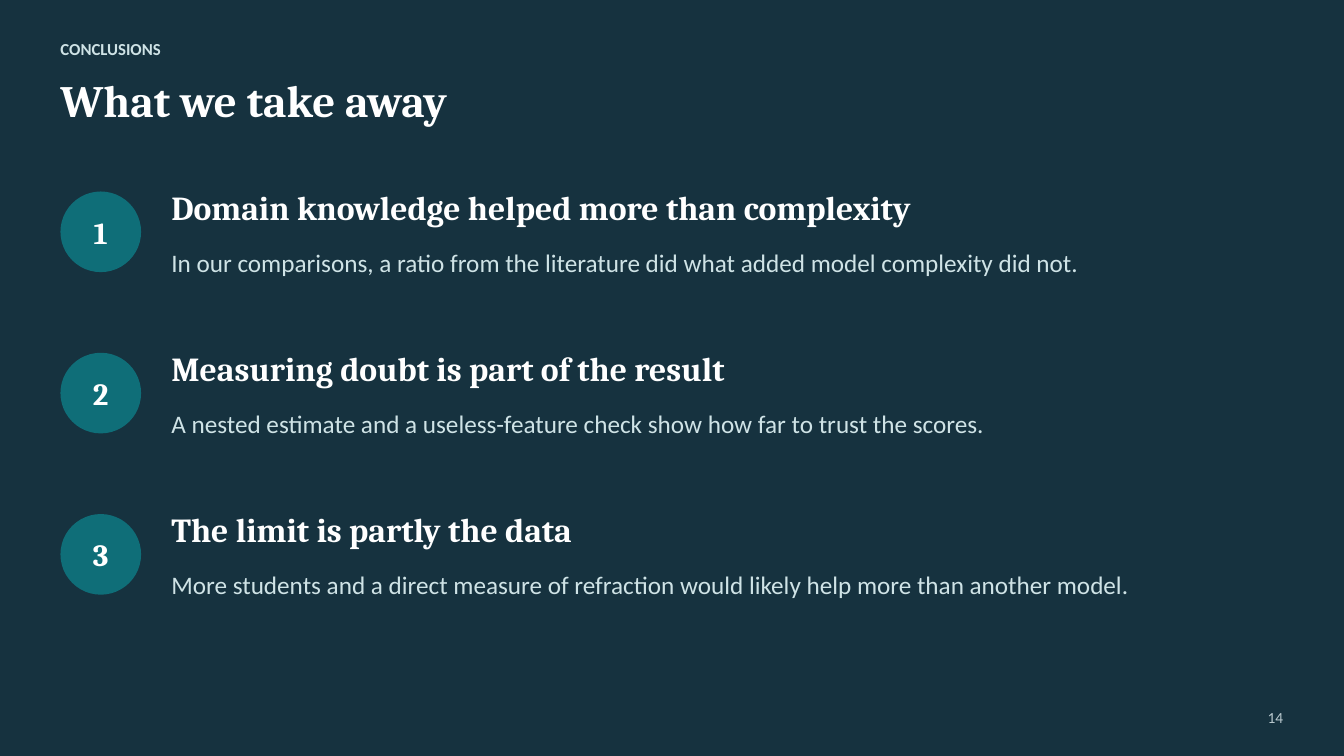
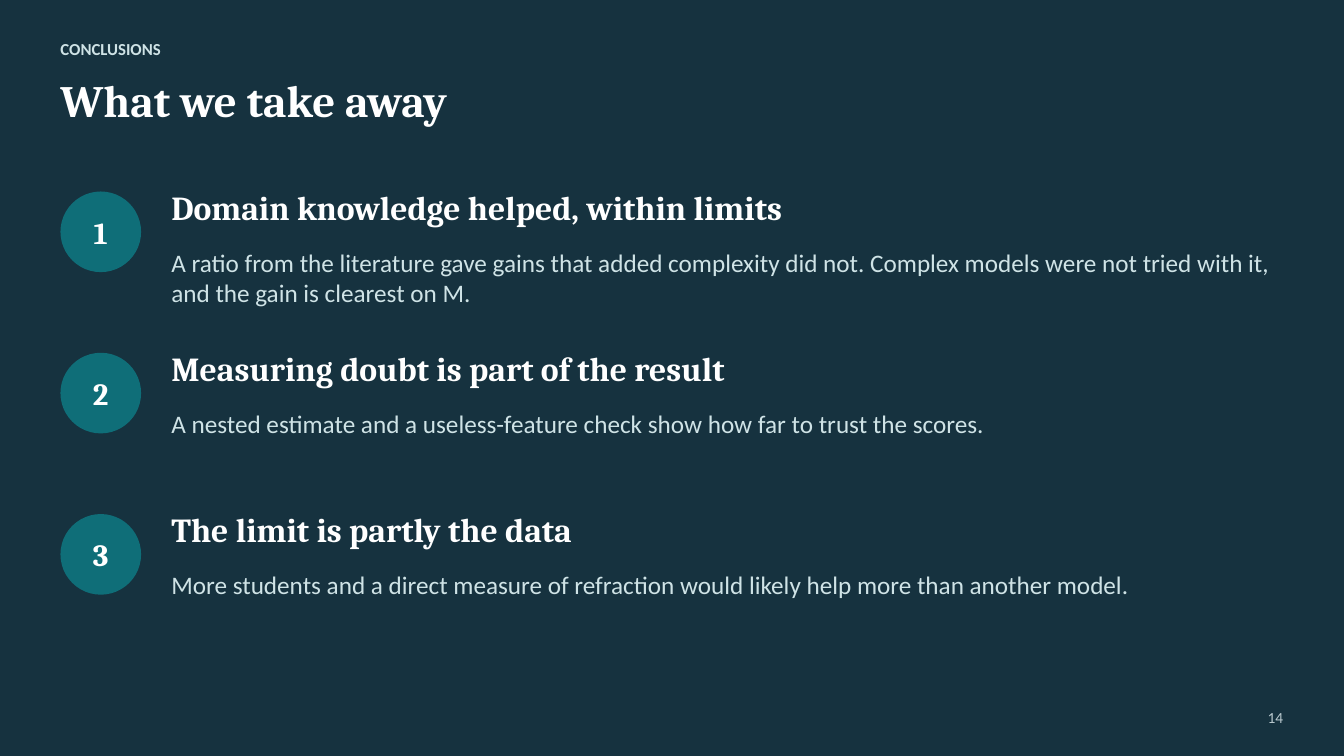
Before and after one commit to tomas20oriol-jpg/miopia-ml-project, a slide deck: slide 14 of slides/myopia_presentation.pptx. Drawn at 1344x756 pixels with LibreOffice and Linux fonts; fonts in the diff are those of the drawing. Boxes give left, top, right and bottom in pixels: in the first picture for what was removed or moved away, otherwise in the second. Text is boxed around its words. In the diff, an @@ line names an element or a change of style, - is before the commit and + after.

```diff
--- a/slides/myopia_presentation.pptx
+++ b/slides/myopia_presentation.pptx
@@ text at (171, 196, 782, 228): text changed @@
-Domain knowledge helped more than complexity
+Domain knowledge helped, within limits
@@ text at (171, 254, 1268, 307): text changed @@
-In our comparisons, a ratio from the literature did what added model complexity did not.
+A ratio from the literature gave gains that added complexity did not. Complex models were not tried with it, and the gain is clearest on M.
```
Also in this commit, not shown: 3 other slides changed, 16 other files.
